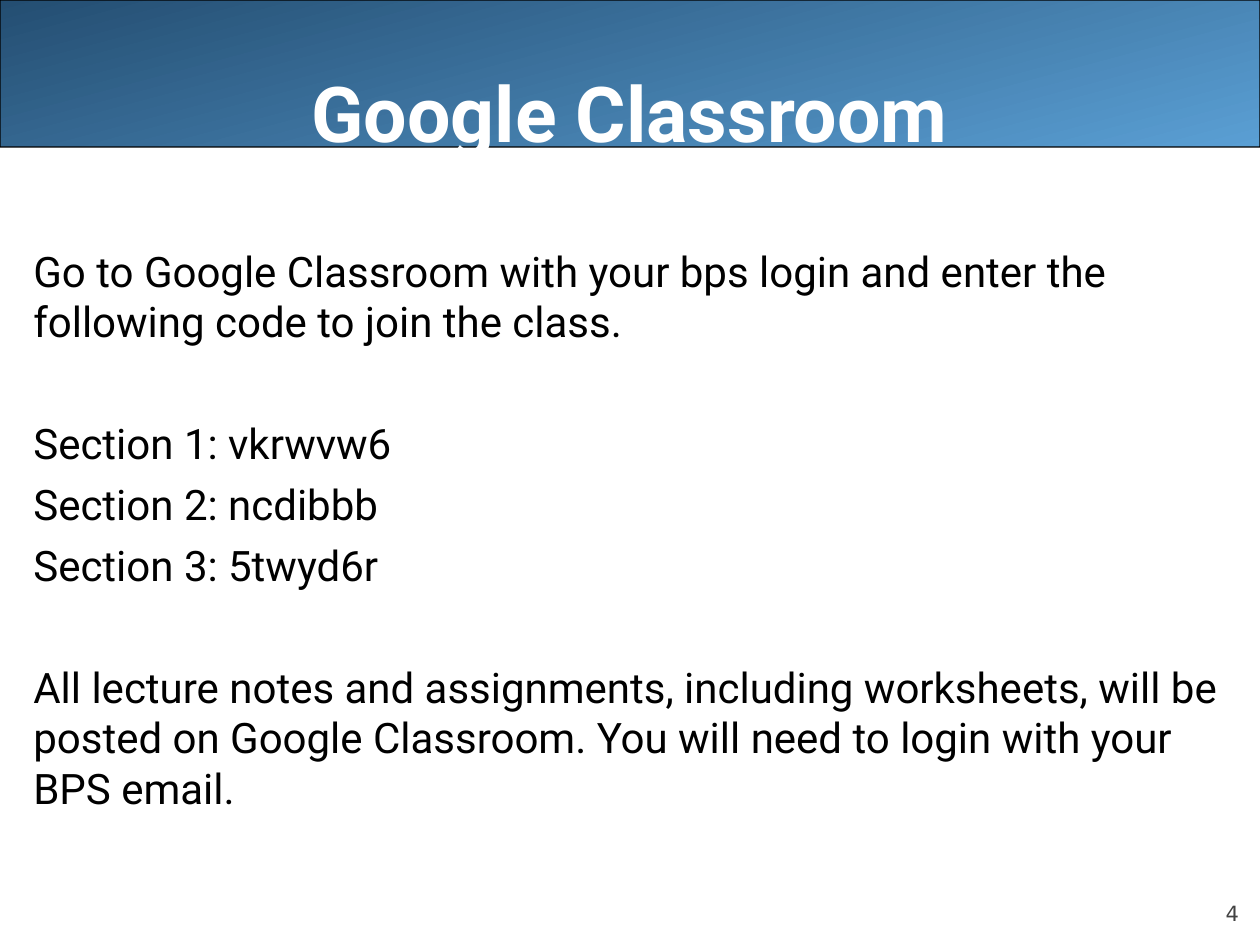
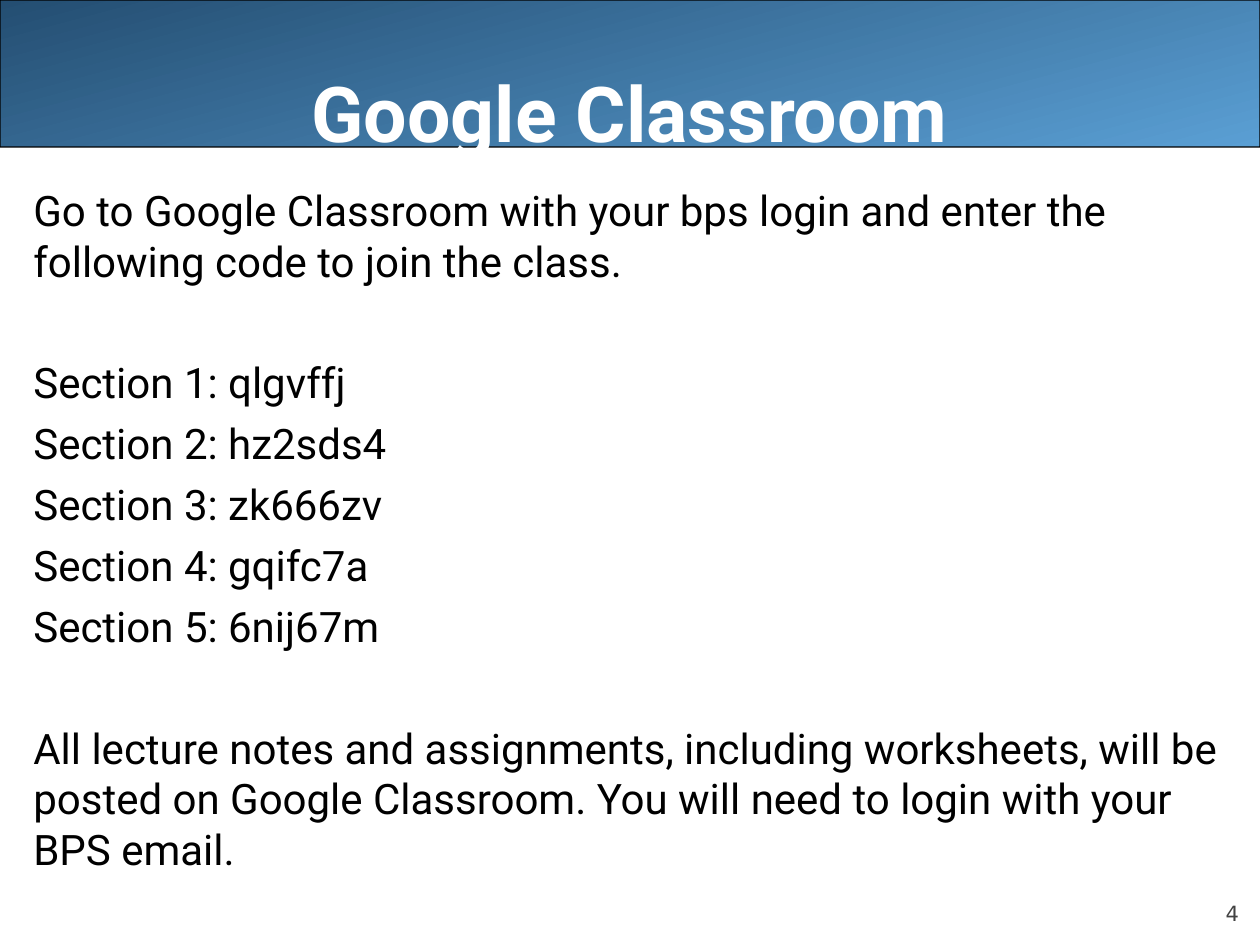
Before and after one commit to LongBaoNguyen/longbaonguyen.github.io, a slide deck: slide 4 of courses/apcsp/lecture0_Intro.ppt. Drawn at 1260x945 pixels with LibreOffice and Linux fonts; fonts in the diff are those of the drawing. Boxes give left, top, right and bottom in pixels: in the first picture for what was removed or moved away, otherwise in the second. Text is boxed around its words. In the diff, an @@ line names an element or a change of style, - is before the commit and + after.

```diff
--- a/courses/apcsp/lecture0_Intro.ppt
+++ b/courses/apcsp/lecture0_Intro.ppt
@@ text at (33,366,386,651): text changed @@
-Section 1: vkrwvw6
-Section 2: ncdibbb
-Section 3: 5twyd6r
+Section 1: qlgvffj
+Section 2: hz2sds4
+Section 3: zk666zv
+Section 4: gqifc7a
+Section 5: 6nij67m
```
Also in this commit, not shown: 4 other slides changed, 1 slide added, 2 slides removed, 5 other files.
